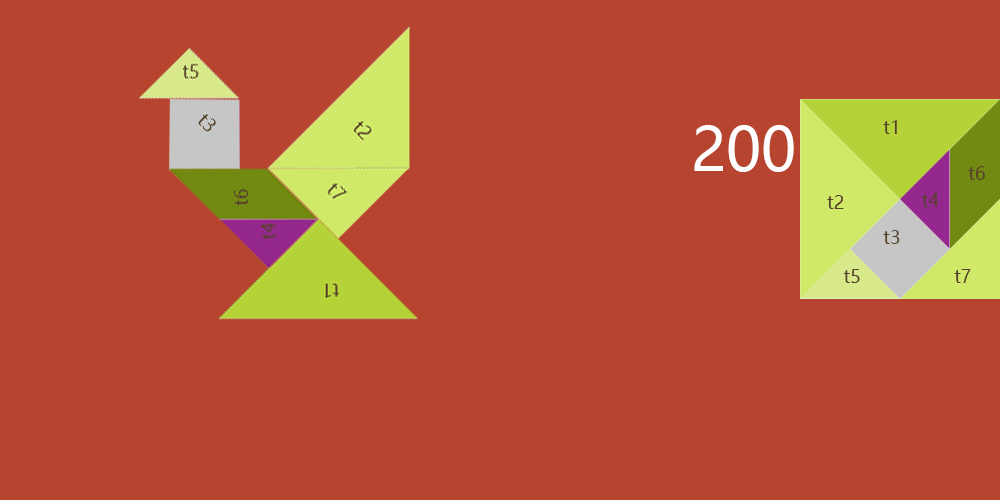
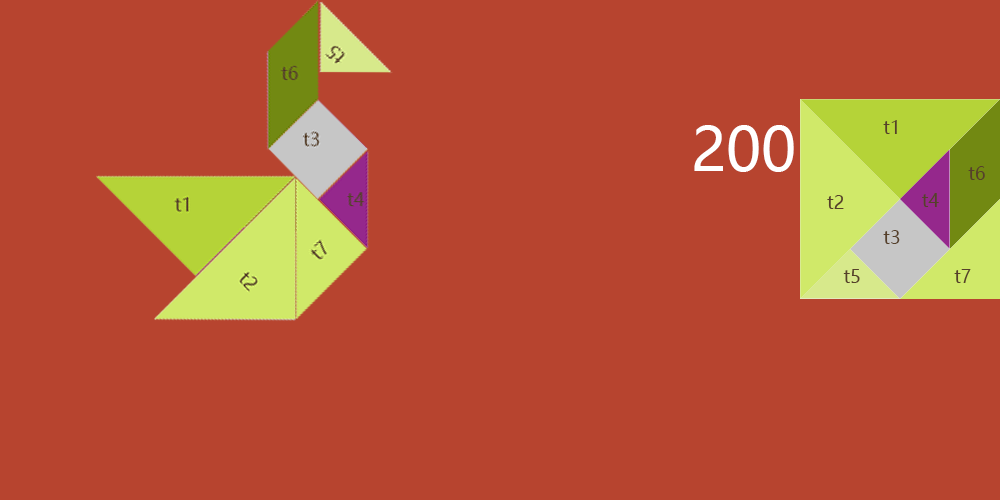
Comparing the layer stacks of the two 1000 x 500 images. Changes:
added group "paper-crane 拷贝" with 7 layers above "paper-crane" over box(96, 0, 393, 322)
added layer "t7" (1st of 5, in "paper-crane 拷贝") in group "paper-crane 拷贝" over box(294, 178, 368, 321)
added layer "t6" (1st of 5, in "paper-crane 拷贝") in group "paper-crane 拷贝" over box(266, 0, 320, 151)
added layer "t5" (1st of 5, in "paper-crane 拷贝") in group "paper-crane 拷贝" over box(318, 1, 393, 74)
added layer "t4" (1st of 5, in "paper-crane 拷贝") in group "paper-crane 拷贝" over box(318, 150, 370, 249)
added layer "t3" (1st of 5, in "paper-crane 拷贝") in group "paper-crane 拷贝" over box(268, 99, 369, 201)
added layer "t2" (1st of 5, in "paper-crane 拷贝") in group "paper-crane 拷贝" over box(154, 176, 297, 322)
added layer "t1" (1st of 5, in "paper-crane 拷贝") in group "paper-crane 拷贝" over box(96, 174, 296, 278)
hid group "paper-crane" (7 layers) over box(138, 25, 418, 321)
